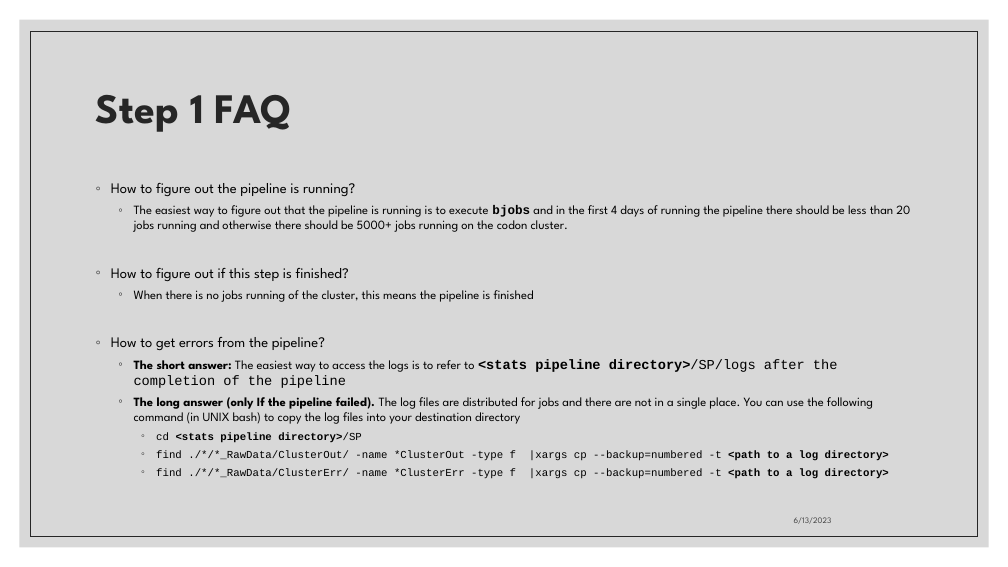
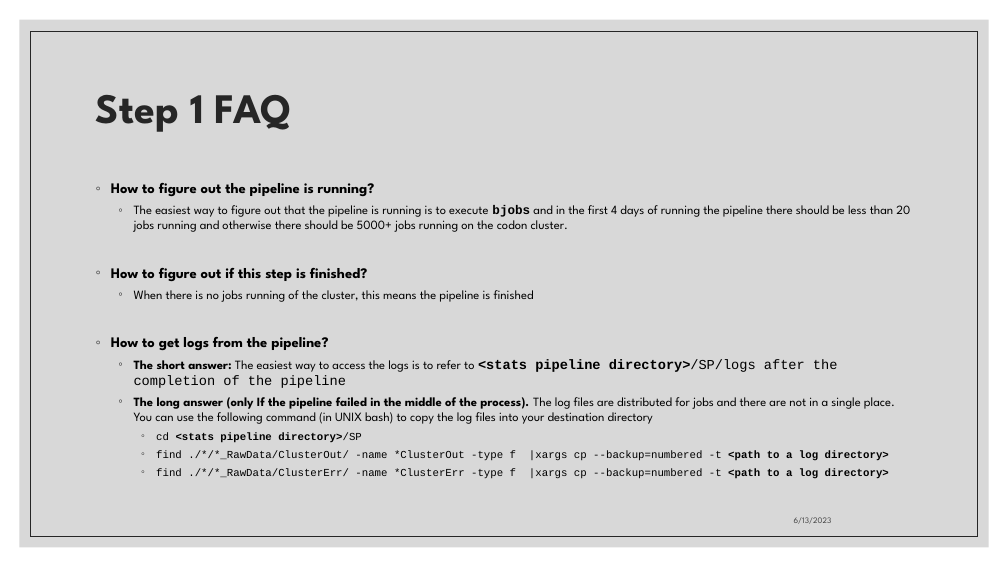
Before and after one commit to mpi2/impc_stats_pipeline, a slide deck: slide 6 of Slides/How to execute the IMPC statistical pipeline.pptx. Drawn at 1008x567 pixels with LibreOffice and Linux fonts; fonts in the diff are those of the drawing. Boxes give left, top, right and bottom in pixels: in the first picture for what was removed or moved away, otherwise in the second. Text is boxed around its words. In the diff, an @@ line names an element or a change of style, - is before the commit and + after.

```diff
--- a/Slides/How to execute the IMPC statistical pipeline.pptx
+++ b/Slides/How to execute the IMPC statistical pipeline.pptx
@@ text at [111,183,375,281]: bold on in "How to figure out the pipeline is ...", "How to figure out if this step ..." @@
@@ text at [111,337,328,350]: text changed; bold on @@
-◦ How to get errors from the pipeline?
+◦ How to get logs from the pipeline?
@@ text at [134,397,895,424]: text changed @@
-  ◦ The long answer (only If the pipeline failed). The log files are distributed for jobs and there are not in a single place. You can use the following command (in UNIX bash) to copy the log files into your destination directory
+  ◦ The long answer (only If the pipeline failed in the middle of the process). The log files are distributed for jobs and there are not in a single place. You can use the following command (in UNIX bash) to copy the log files into your destination directory
```
Also in this commit, not shown: 7 other slides changed, 2 slides added.
